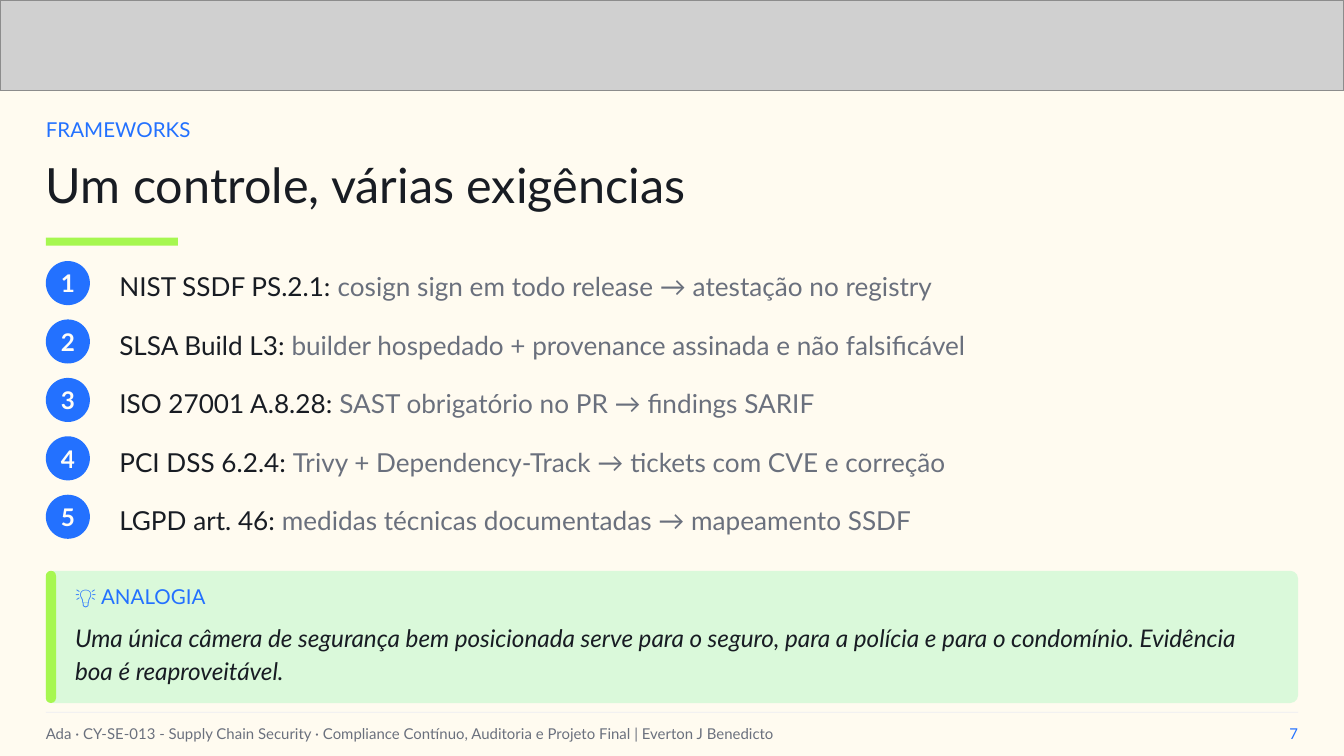
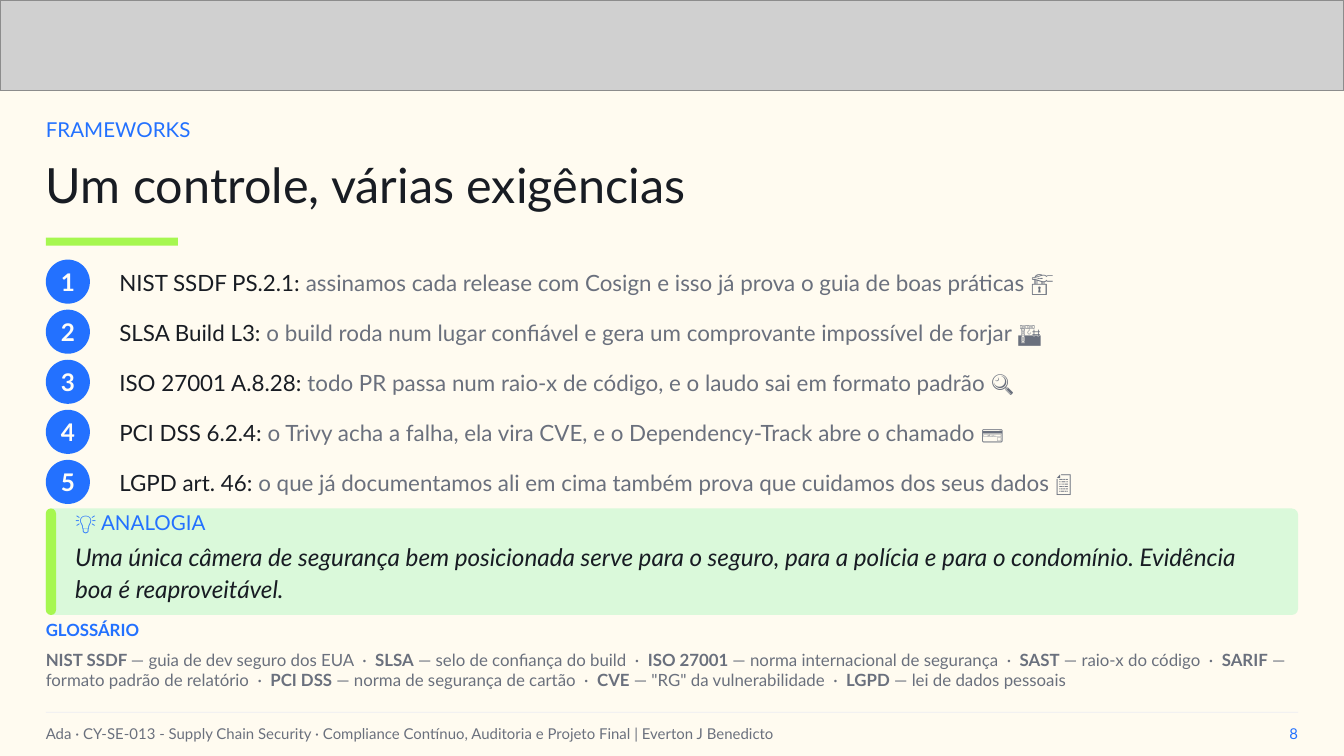
Before and after one commit to everton-dev/AdaTech.Aulas, a slide deck: slide 8 of CY-SE-013 - Supply Chain Security/slides/Aula_08_Compliance_Continuo_Auditoria_e_Projeto_Final.pptx (slide 7 before the commit). Drawn at 1344x756 pixels with LibreOffice and Linux fonts; fonts in the diff are those of the drawing; grey boxes stand for pictures. Boxes give left, top, right and bottom in pixels: in the first picture for what was removed or moved away, otherwise in the second. Text is boxed around its words. In the diff, an @@ line names an element or a change of style, - is before the commit and + after.

```diff
--- a/CY-SE-013 - Supply Chain Security/slides/Aula_08_Compliance_Continuo_Auditoria_e_Projeto_Final.pptx
+++ b/CY-SE-013 - Supply Chain Security/slides/Aula_08_Compliance_Continuo_Auditoria_e_Projeto_Final.pptx
@@ text at [119,274,1025,295]: text changed; size 14 to 12 pt @@
-NIST SSDF PS.2.1: cosign sign em todo release → atestação no registry
+NIST SSDF PS.2.1: assinamos cada release com Cosign e isso já prova o guia de boas práticas 🔏
@@ text "2": place and size @@
-text "2" at [61,333,75,351]
+text "2" at [61,323,75,341]
@@ ellipse: place and size @@
-ellipse at [46,320,90,364]
+ellipse at [46,309,90,353]
@@ text at [119,324,1012,345]: text changed; size 14 to 12 pt @@
-SLSA Build L3: builder hospedado + provenance assinada e não falsificável
+SLSA Build L3: o build roda num lugar confiável e gera um comprovante impossível de forjar 🏗️
@@ text "3": place and size @@
-text "3" at [61,391,75,409]
+text "3" at [61,373,75,391]
@@ ellipse: place and size @@
-ellipse at [46,378,90,422]
+ellipse at [46,360,90,405]
@@ text at [119,374,985,395]: text changed; size 14 to 12 pt @@
-ISO 27001 A.8.28: SAST obrigatório no PR → findings SARIF
+ISO 27001 A.8.28: todo PR passa num raio-x de código, e o laudo sai em formato padrão 🔍
@@ text "4": place and size @@
-text "4" at [61,450,75,468]
+text "4" at [61,423,75,441]
@@ ellipse: place and size @@
-ellipse at [46,437,90,481]
+ellipse at [46,410,90,454]
@@ text at [119,424,975,445]: text changed; size 14 to 12 pt @@
-PCI DSS 6.2.4: Trivy + Dependency-Track → tickets com CVE e correção
+PCI DSS 6.2.4: o Trivy acha a falha, ela vira CVE, e o Dependency-Track abre o chamado 💳
@@ text "5": place and size @@
-text "5" at [61,508,75,526]
+text "5" at [61,473,75,491]
@@ ellipse: place and size @@
-ellipse at [46,495,90,539]
+ellipse at [46,460,90,504]
@@ text at [119,474,1050,495]: text changed; size 14 to 12 pt @@
-LGPD art. 46: medidas técnicas documentadas → mapeamento SSDF
+LGPD art. 46: o que já documentamos ali em cima também prova que cuidamos dos seus dados 📄
@@ rounded rectangle: place and size @@
-rounded rectangle at [46,571,1298,703]
+rounded rectangle at [46,508,1298,614]
@@ rounded rectangle: place and size @@
-rounded rectangle at [46,571,56,703]
+rounded rectangle at [46,508,56,614]
@@ text "💡 ANALOGIA": place and size @@
-text "💡 ANALOGIA" at [101,589,206,604]
+text "💡 ANALOGIA" at [101,515,206,530]
@@ text "Uma única câmera de segurança ...": place and size @@
-text "Uma única câmera de segurança ..." at [75,629,1236,684]
+text "Uma única câmera de segurança ..." at [75,548,1236,602]
@@ text added at [46,622,139,636], 9 pt, text #2371FF, bold @@
+GLOSSÁRIO
@@ text added at [46,653,1268,689], 9 pt, text #6A707D @@
+NIST SSDF — guia de dev seguro dos EUA · SLSA — selo de confiança do build · ISO 27001 — norma internacional de segurança · SAST — raio-x do código · SARIF — formato padrão de relatório · PCI DSS — norma de segurança de cartão · CVE — "RG" da vulnerabilidade · LGPD — lei de dados pessoais
@@ text at [1289,728,1298,739]: text changed @@
-7
+8
```
Also in this commit, not shown: 9 other slides changed, 1 slide added, 1 slide removed, 4 other files.
